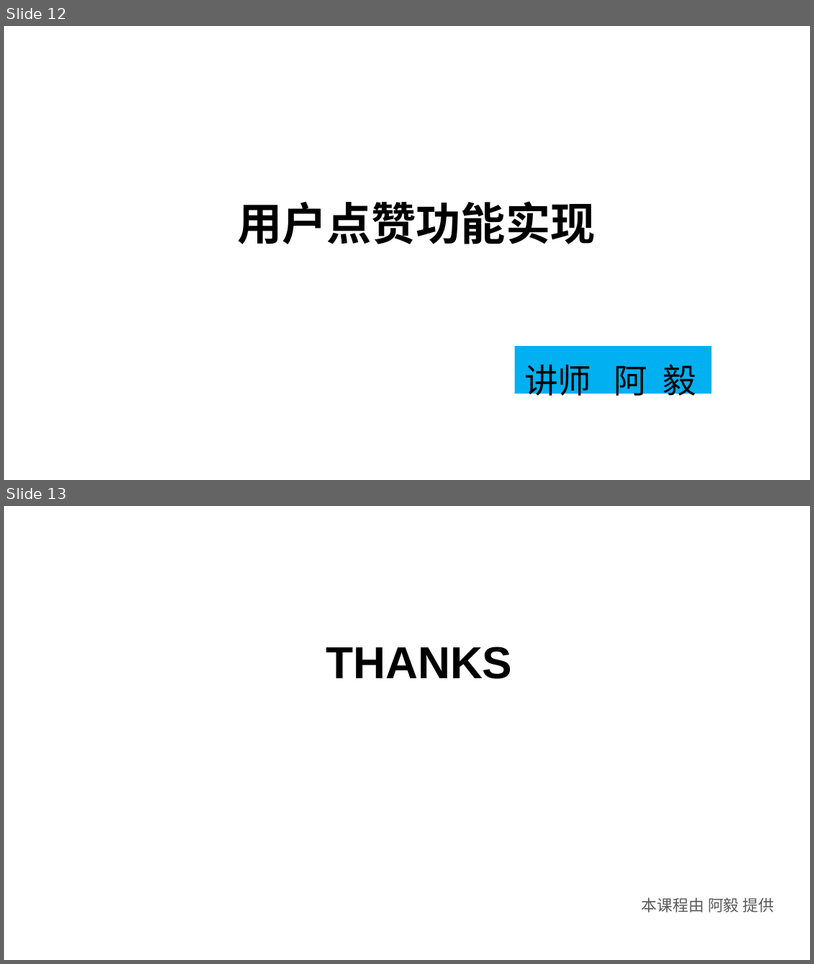
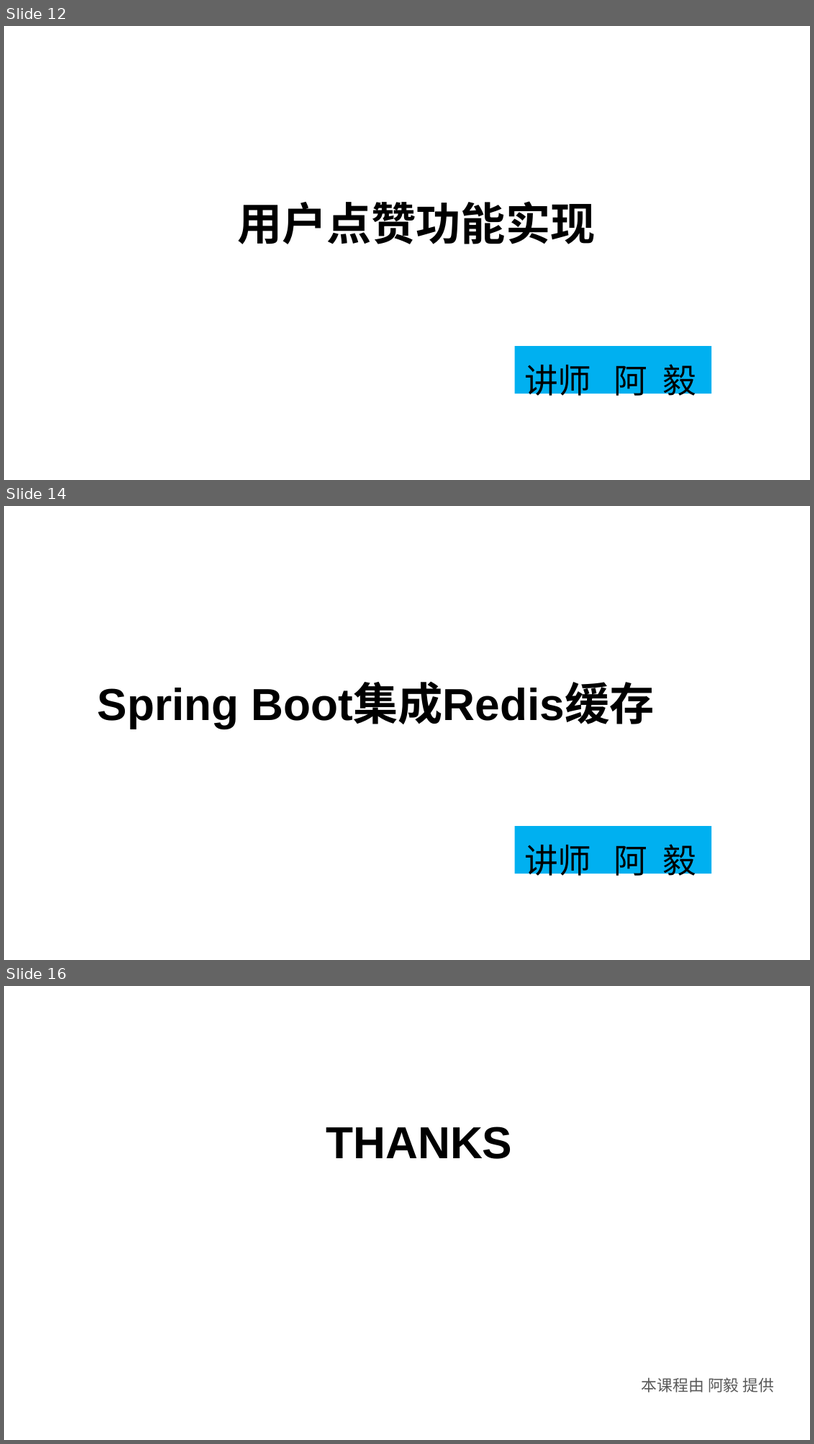
Before and after one commit to huangwenyi10/high-concurrency-praise, a slide deck: doc/SpringBoot+Redis+MQ实现高并发点赞功能.ppt. Shown one above the other, each under a label of ours: slides 12 and 13 before the commit, slides 12, 14 and 16 after it; the slides between them are not shown. The pictures are 814x964 and 814x1444 pixels, drawn with LibreOffice and Linux fonts; fonts in the diff are those of the drawing; background and template pictures are left out. Boxes give left, top, right and bottom in pixels: in the first picture for what was removed or moved away, otherwise in the second. Text is boxed around its words. In the diff, an @@ line names an element or a change of style, - is before the commit and + after.

```diff
--- a/doc/SpringBoot+Redis+MQ实现高并发点赞功能.ppt
+++ b/doc/SpringBoot+Redis+MQ实现高并发点赞功能.ppt
@@ slide 14 added at (4,506,810,960), background picture (left out) @@
@@ text added at (98,684,655,728), 40 pt, text #000000, bold @@
+Spring Boot集成Redis缓存
@@ rectangle added at (515,826,712,874), fill #00B0F0 @@
@@ text added at (525,844,697,881), 30 pt, text #000000 @@
+讲师 阿 毅
@@ what was slide 13 is now slide 16 @@
```
Also in this commit, not shown: 2 other slides added, 5 other files.
